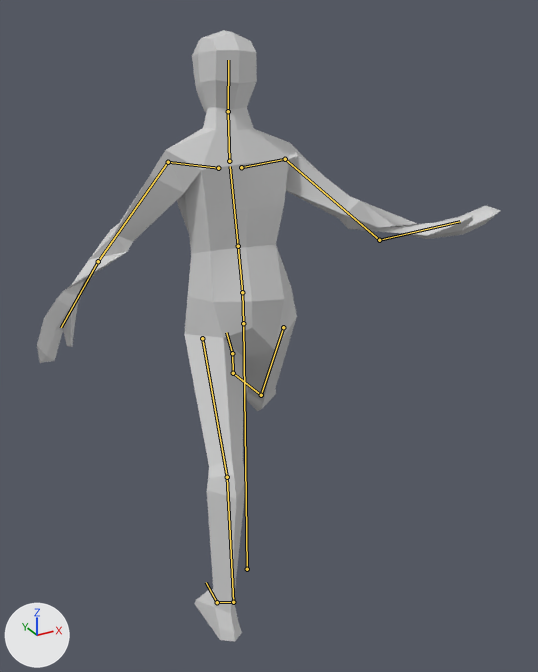
A saved change to the glTF model assets/meshes/actors/humanoid_rig.glb.
Camera for both pictures: a camera (50 mm lens) standing at (-0.949, -1.887, 1.822) and looking at (0.125, 0.065, 0.846). Every picture has the same lights, and +X, +Y and +Z are marked at lower left. The older version comes first. Both versions are drawn at frame 17 of the action 'run_f'; the numbers are the values there. The bones that change, and the others that lie on the model, are drawn over the model as lines.

The first picture shows 'HumanoidBase_NotOverlapping'.
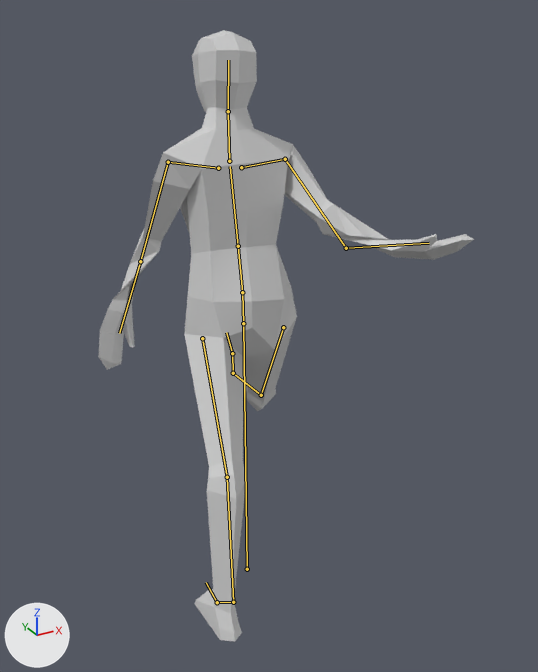
The edits, one by one:
Bone 'upperarm.L' (bone_upperarm_l) turns from (10, -29, -51) to (-2, -29, -65) degrees about its own x, y and z.
Bone 'upperarm.R' (bone_upperarm_r) turns from (-45, -27, -1) to (-66, -17, 6) degrees about its own x, y and z.

Pixel boxes (x1, y1, x2, y2) of what changed, in the pictures (538 x 672 px):
'HumanoidBase_NotOverlapping', posed (19% narrower): before (37, 30, 501, 642); after (98, 30, 474, 642)
bone 'upperarm.L', root to tip: before (168, 162) to (98, 261); after (168, 162) to (140, 261)
bone 'upperarm.R', root to tip: before (285, 159) to (379, 240); after (285, 159) to (346, 248)
